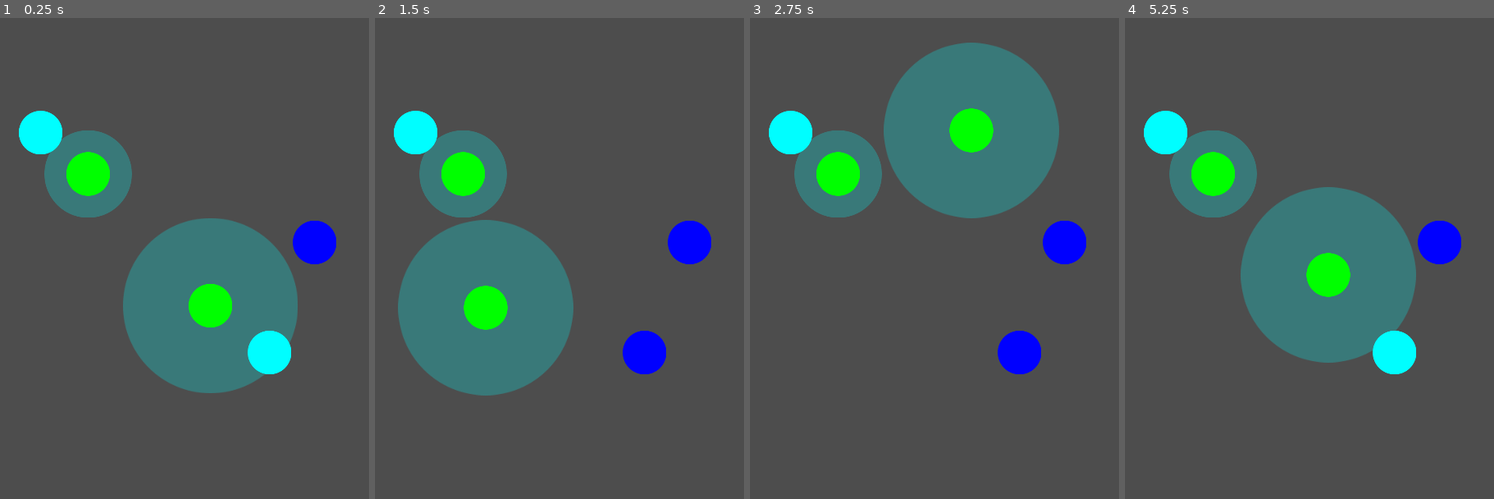
Above: before the commit, frames 1-4 (left to right).
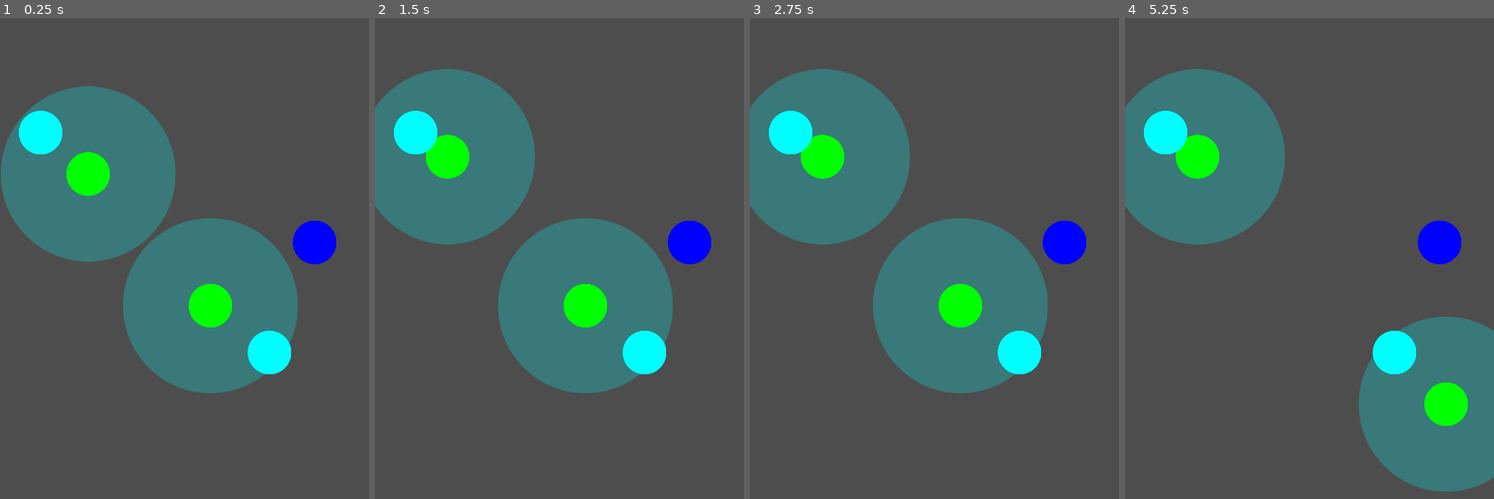
Above: after the commit, the same moments.

Repository: sisipun/Electrify
Game: Godot game, scene res://script/game.tscn
The game is run twice, just before and just after one commit, with the same random seed, the same clock (stepped at 60 frames per second) and the same inputs.
Inputs (mouse positions are in pixels of both pictures, inside the frame that each line leads up to):
- Up to frame 1 (0.25 s): no input
- Up to frame 2 (1.5 s): tap Enter at 0.5 s; drag from (559, 272) to (463, 171) at 0.52 s; tap Space at 1.25 s; drag from (485, 306) to (559, 272) at 1.27 s
- Up to frame 3 (2.75 s): tap Enter at 2 s; move the mouse to (971, 128) at 2.02 s; click (971, 128) at 2.17 s
- Up to frame 4 (5.25 s): tap Space at 2.75, 4.25 s; drag from (1291, 407) to (1346, 128) at 2.77 s; tap Enter at 3.5 s; move the mouse to (1420, 373) at 3.52 s; click (1420, 373) at 3.67 s; drag from (1198, 176) to (1420, 373) at 4.27 s; move the mouse to (1327, 272) at 5.02 s; click (1327, 272) at 5.17 s

The runs differ from the first frame. In frame 1, 9.3% of the frame differs, in the area x 0-48%, y 14-51%; in frame 2, 28%; in frame 3, 36%, in the area x 0-84%, y 5-78%; in frame 4, 34%.

Commit message:
Drag and drop station movement

Diff:
--- a/script/level/level.gd
+++ b/script/level/level.gd
@@ -2,11 +2,9 @@
 extends Area2D
 
 
-@export_node_path("Station") var _station_path: NodePath
 @export_node_path("Node2D") var _stations_node_path: NodePath
 @export_node_path("Node2D") var _buildings_node_path: NodePath
 
-@onready var _station: Station = get_node(_station_path)
 @onready var _stations_node: Node2D = get_node(_stations_node_path)
 @onready var _buildings_node: Node2D = get_node(_buildings_node_path)
 
@@ -18,13 +16,10 @@
 	_on_window_size_changed()
 	get_viewport().size_changed.connect(_on_window_size_changed)
 
-	_station.init(256)
-
 	_stations = []
 	for station in _stations_node.get_children():
 		station.building_entered.connect(Callable(_on_station_building_entered).bind(station))
-		if _station != station:
-			station.init(128)
+		station.init(256)
 		_stations.append(station)
 
 	_buildings = []
@@ -45,11 +40,6 @@
 	position = get_viewport_rect().size / 2
 
 
-func _input_event(_viewport: Viewport, event: InputEvent, _shape_idx: int) -> void:
-	if event is InputEventScreenTouch and event.is_pressed():
-		_station.global_position = event.position
-
-
 func _on_station_building_entered(_building: Building, _station: Station) -> void:
 	if is_completed():
 		print('completed')
--- a/script/level/level.tscn
+++ b/script/level/level.tscn
@@ -10,7 +10,6 @@
 [node name="Level" type="Area2D"]
 position = Vector2(540, 960)
 script = ExtResource("1_dwq8f")
-_station_path = NodePath("Stations/Station")
 _stations_node_path = NodePath("Stations")
 _buildings_node_path = NodePath("Buldings")
 
--- a/script/level/station/station.gd
+++ b/script/level/station/station.gd
@@ -26,6 +26,11 @@
 	_zone.building_exited.connect(_on_building_exited)
 
 
+func _input_event(_viewport: Viewport, event: InputEvent, _shape_idx: int) -> void:
+	if event is InputEventScreenDrag:
+		position += event.relative
+
+
 func _on_building_entered(building: Building) -> void:
 	buildings.append(building)
 	building.increase_power(_power)
